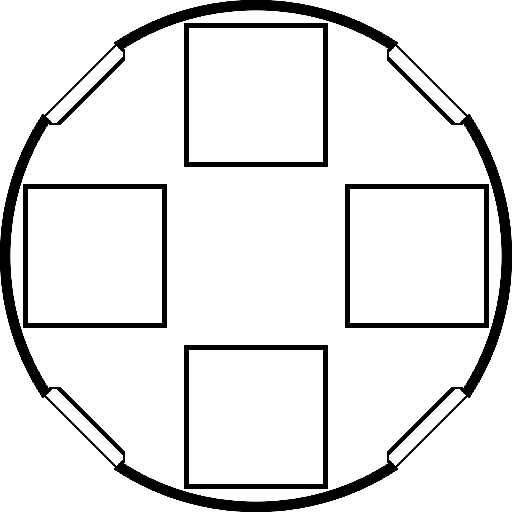
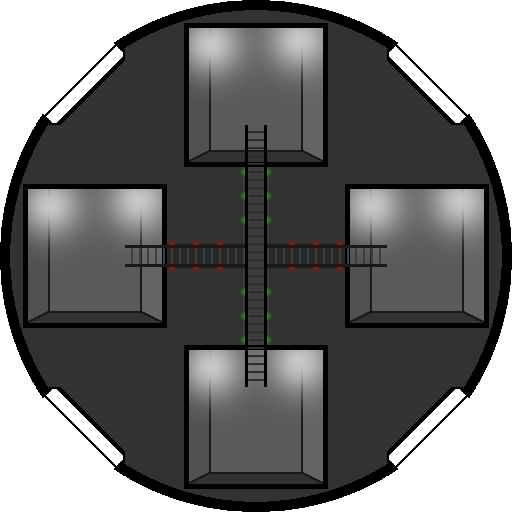
The second w=512, h=512 image is a revision of the first. Changes to its layers:
added layer "Ladders" above "Rooms" over [125, 125, 387, 387]
painted on "Rooms" over [28, 28, 484, 484]
painted on "Outer Shell" over [0, 0, 512, 512]
